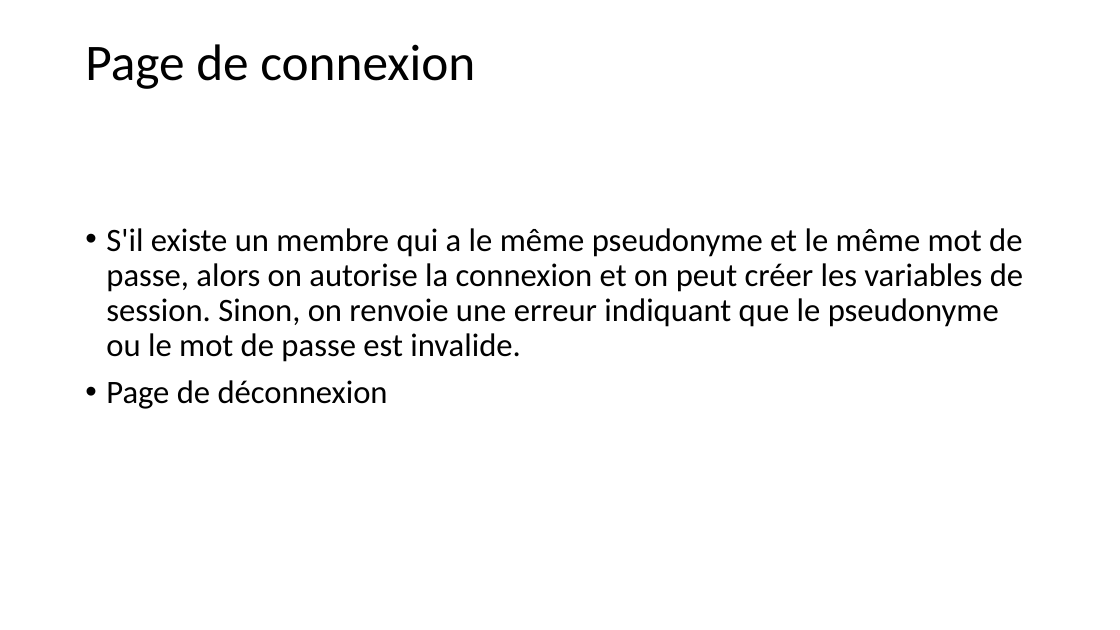
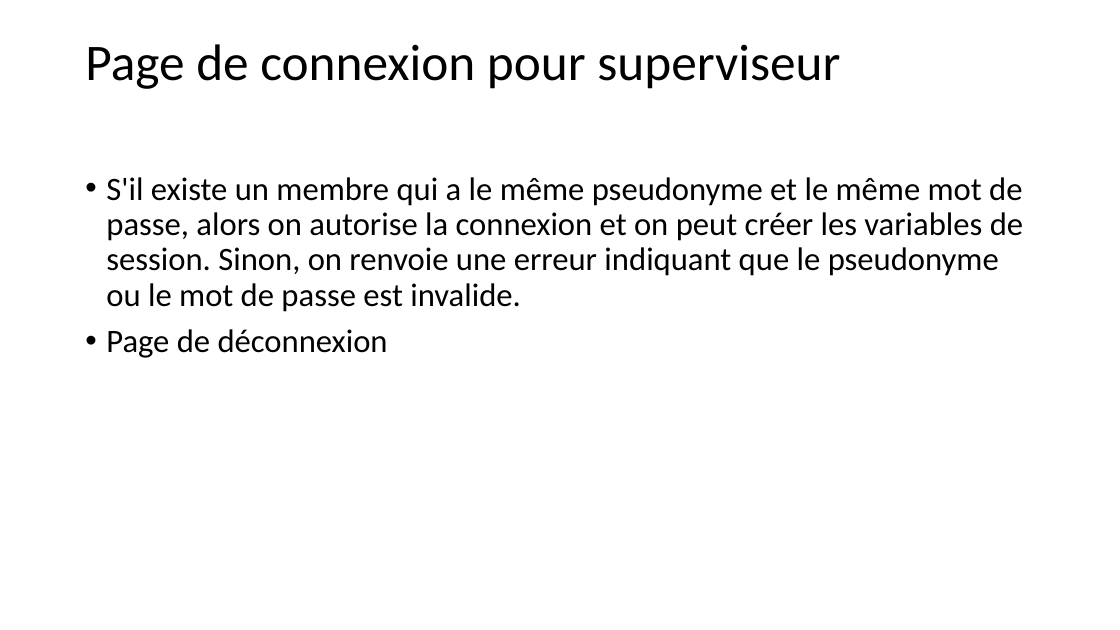
Before and after one commit to GuiguiMvn/Systeme-Escape-Game-Telethon, a slide deck: slide 4 of Cyril/Projet Théléton.pptx. Drawn at 1120x630 pixels with LibreOffice and Linux fonts; fonts in the diff are those of the drawing. Boxes give left, top, right and bottom in pixels: in the first picture for what was removed or moved away, otherwise in the second. Text is boxed around its words. In the diff, an @@ line names an element or a change of style, - is before the commit and + after.

```diff
--- a/Cyril/Projet Théléton.pptx
+++ b/Cyril/Projet Théléton.pptx
@@ title at (85,44,840,89): text changed @@
-Page de connexion
+Page de connexion pour superviseur
@@ text "S'il existe un membre qui ...": place and size @@
-text "S'il existe un membre qui ..." at (106,228,1023,409)
+text "S'il existe un membre qui ..." at (106,177,1023,358)
```
Also in this commit, not shown: 1 other slide changed, 1 other file.
